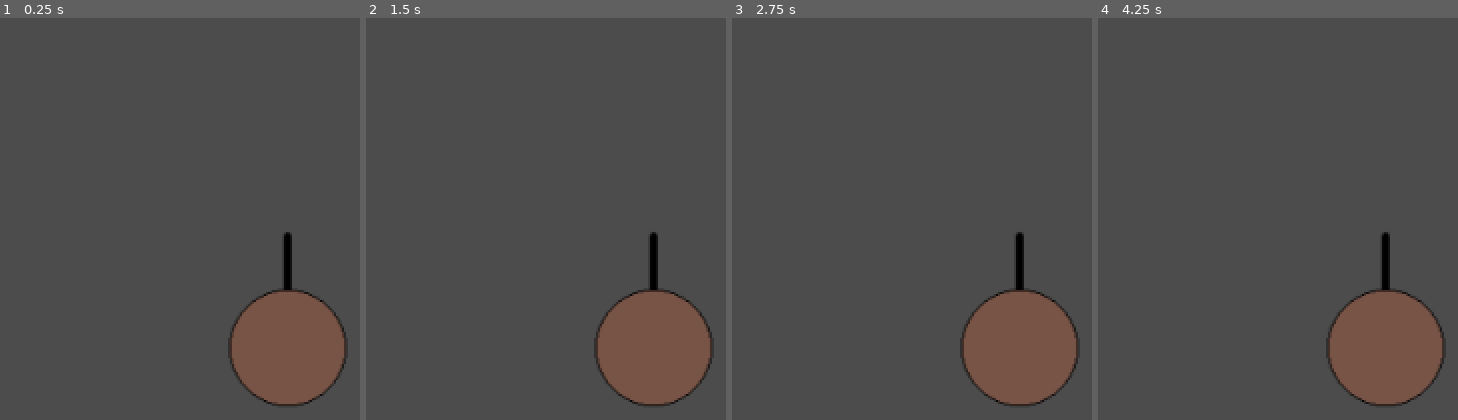
Above: before the commit, frames 1-4 (left to right).
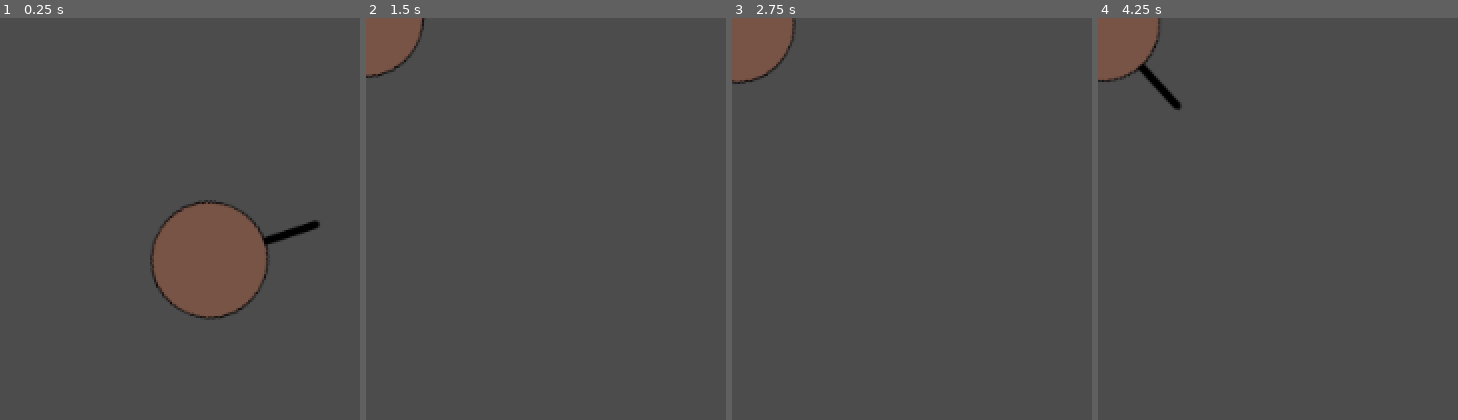
Above: after the commit, the same moments.

Repository: michalbie/Spinningeddon
Game: Godot game, scene res://Entities/Character/Player/Player.tscn
Two runs of this game, one before a commit and one after it. Both use one fixed random seed, a clock stepped at 60 frames per second and the inputs below. This scene is started directly instead of the project's main scene.
Inputs (mouse positions are in pixels of both pictures, inside the frame that each line leads up to):
- Up to frame 1 (0.25 s): no input
- Up to frame 2 (1.5 s): move the mouse to (654, 347) at 0.52 s; tap Enter at 1.25 s; move the mouse to (outside the picture) at 1.27 s
- Up to frame 3 (2.75 s): tap Space at 2 s; move the mouse to (outside the picture) at 2.02 s
- Up to frame 4 (4.25 s): tap Enter at 2.75 s; move the mouse to (outside the picture) at 2.77 s; tap Space at 3.5 s; move the mouse to (outside the picture) at 3.52 s

The runs differ from the first frame. In frame 1, 15% of the frame differs, in the area x 41-97%, y 45-97%; in frame 2, 9.6%; in frame 3, 10%; in frame 4, 10%.
Error before the commit: Parse Error: Can't preload resource at path: res://Entities/Bullet/Bullet.tscn (res://Entities/Character/Character.gd:3)
Error after the commit: Invalid get index 'players' (on base: 'Viewport'). (res://Entities/Character/Character.gd:44)

Commit message:
Del bullet

Diff:
--- a/Entities/Character/Character.gd
+++ b/Entities/Character/Character.gd
@@ -1,6 +1,5 @@
 extends KinematicBody2D
 
-var Bullet = preload("res://Entities/Bullet/Bullet.tscn")
 
 export (int) var move_speed
 export (String) var character_class
@@ -24,7 +23,7 @@
 	move(delta)
 	rotate_player(delta)
 	get_parent().players[id] = {"position": position, "rotation": $Body.rotation, "updated": true}
-	send_dictionary()
+	#send_dictionary()
 
 func handle_inputs():
 	if switch_pressed:
@@ -35,7 +34,7 @@
 
 	if shoot_pressed:
 		shoot_pressed = false
-		shoot()
+		#shoot()
 
 func move(delta):
 	if !inside_standing_circle:
@@ -50,7 +49,7 @@
 	get_parent().players[id][rotation] = $Body.rotation
 	rset_id(id, "player_rotation", $Body.rotation)
 
-
+"""
 func shoot():
 	var bullet = Bullet.instance()
 	bullet.global_position = get_node("Body/Rifle/Bullet_spawn").global_position
@@ -65,14 +64,14 @@
 			break
 		rset("players", players_dict)
 
-"""
+
 func got_shot(dmg):
 	if dmg >= hp:
 		hp = 0
 		queue_free()
 	else:
 		hp -= dmg
-"""
+
 
 func RotateCooldown_timeout():
 	can_rotate = true
@@ -82,4 +81,4 @@
 	inside_standing_circle = true
 
 func StandingCircle_mouse_exited():
-	inside_standing_circle = false
+	inside_standing_circle = false"""
